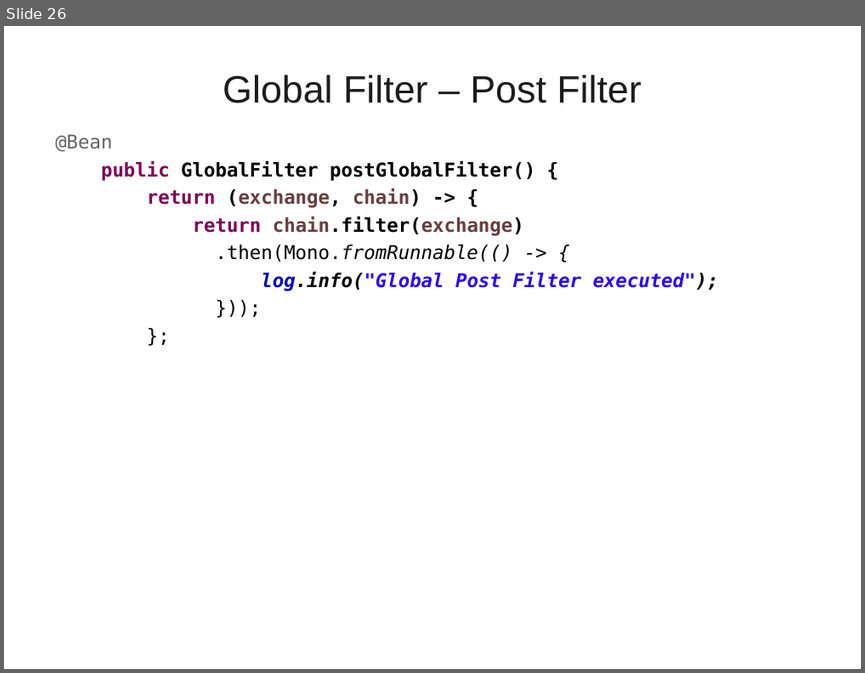
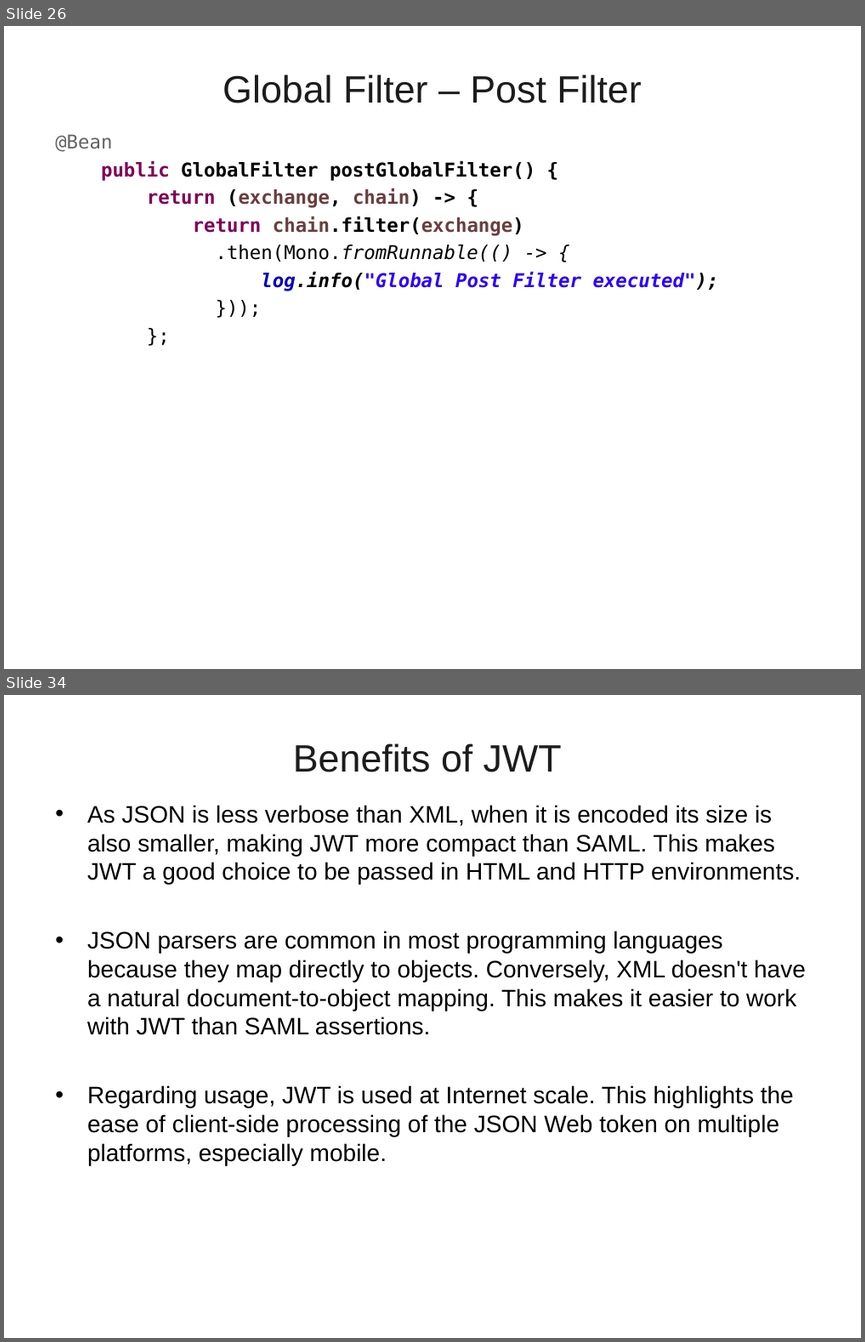
Before and after one commit to vatsanTraining/freshers_dec_2021, a slide deck: MicroService_Module_2.ppt. Shown one above the other, each under a label of ours: slide 26 before the commit, slides 26 and 34 after it; the slides between them are not shown. The pictures are 865x673 and 865x1342 pixels, drawn with LibreOffice and Linux fonts; fonts in the diff are those of the drawing; background and template pictures are left out. Boxes give left, top, right and bottom in pixels: in the first picture for what was removed or moved away, otherwise in the second. Text is boxed around its words. In the diff, an @@ line names an element or a change of style, - is before the commit and + after.

```diff
--- a/MicroService_Module_2.ppt
+++ b/MicroService_Module_2.ppt
@@ slide 34 added at bbox=[4, 695, 861, 1338], background picture (left out) @@
@@ title added at bbox=[293, 743, 562, 772], 32 pt, text #1C1C1C @@
+Benefits of JWT
@@ text added at bbox=[87, 805, 806, 1165], 20 pt, text #000000 @@
+• As JSON is less verbose than XML, when it is encoded its size is also smaller, making JWT more compact than SAML. This makes JWT a good choice to be passed in HTML and HTTP environments.
+• JSON parsers are common in most programming languages because they map directly to objects. Conversely, XML doesn't have a natural document-to-object mapping. This makes it easier to work with JWT than SAML assertions.
+• Regarding usage, JWT is used at Internet scale. This highlights the ease of client-side processing of the JSON Web token on multiple platforms, especially mobile.
```
Also in this commit, not shown: 44 other slides added.
